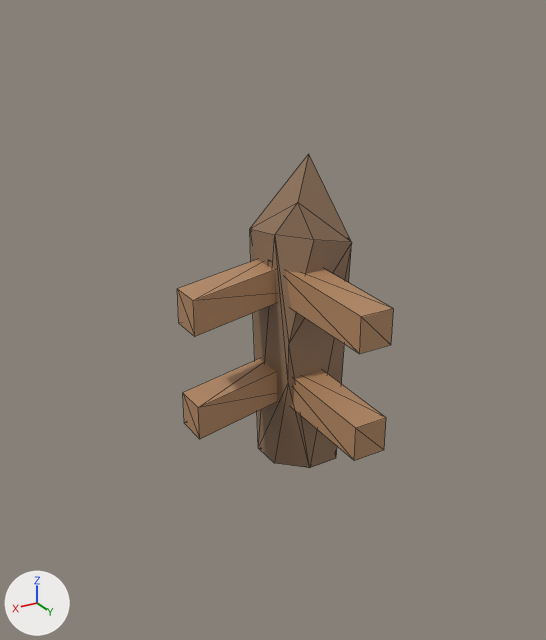
The glTF model assets/models/infra/fence_corner_2.glb: old version first, new version second.
Both versions are drawn from a camera (50 mm lens) standing at (3.06, 4.7, 3.66) and looking at (0.76, 0.86, 1.74). The axes (+X, +Y, +Z) are drawn at lower left. The lights are the same throughout. The older version comes first. Mesh edges are drawn as thin lines. Vertices at exactly the same position are counted once.

The scene before the commit, as lines of its bpy script (objects in view):
```python
me_cube_011 = bpy.data.meshes.new('Cube.011')
me_cube_011.from_pydata(...)  # 51 vertices, 82 faces; spans x -1.31..3.98, y -1.19..4.07, z -1.0..1.58
# faces by material slot: [48, 34]
me_cube_011.materials.append(mat_fence_rails)  # orange #b48863
me_cube_011.materials.append(mat_fence_post_2)  # brown #927359
ob_fence_corner_2 = bpy.data.objects.new('fence_corner_2', me_cube_011)
ob_fence_corner_2.location = (0.0, 0.0, 0.998)
ob_fence_corner_2.scale = (0.247, 0.241, 1.0)
```
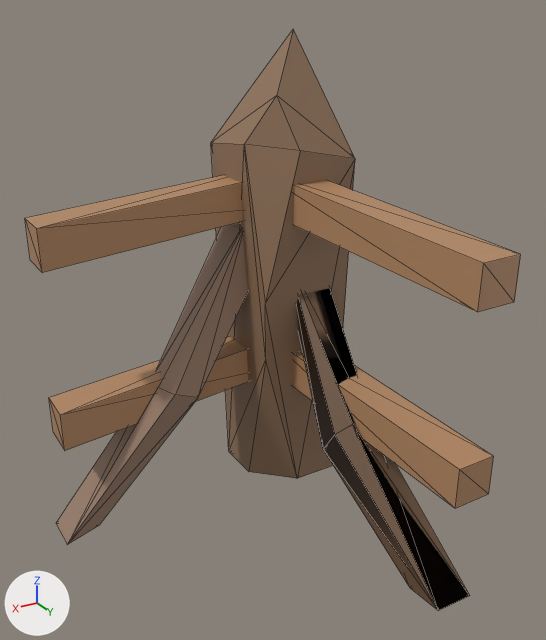
Location of each change, (x1, y1, x2, y2) in pixels of the pictures (546 x 640 px; the box of a moved part takes in the faces that stretch with it):
'fence_corner_2', reshaped, moved, rescaled (128% wider, 85% taller): before (177, 154, 394, 468); after (25, 30, 521, 611)
part 1 of me_cube_011, moved or reshaped: before (250, 154, 352, 468); after (211, 30, 355, 478)
part 2 of me_cube_011, rebuilt: before (183, 359, 277, 439); after (56, 225, 248, 544)
part 3 of me_cube_011, rebuilt: before (292, 370, 386, 461); after (297, 288, 470, 611)
part 4 of me_cube_011, deleted (orange): before (286, 269, 394, 354)
part 5 of me_cube_011, built on: before (177, 260, 276, 336); after (25, 175, 521, 508)

Diff of the bpy script that builds the scene:
```diff
--- a/assets/models/infra/fence_corner_2.glb.py
+++ b/assets/models/infra/fence_corner_2.glb.py
@@ mat_fence_rails_3 @@
+mat_fence_rails_3 = principled_material('fence_rails_3')
+mat_fence_rails_3.base_color = (0.155, 0.086, 0.0451)  # brown #6e533c
@@ mat_fence_rails_2 @@
+mat_fence_rails_2 = principled_material('fence_rails_2')
+mat_fence_rails_2.base_color = (0.328, 0.212, 0.149)  # brown #9b7f6c
@@ me_cube_011 @@
 # used by ob_fence_corner_2; location = (0.0, 0.0, 0.998); scale = (0.247, 0.241, 1.0)
-me_cube_011.from_pydata(...)  # 51 vertices, 82 faces; spans x -1.31..3.98, y -1.19..4.07, z -1.0..1.58
+me_cube_011.from_pydata(...)  # 77 vertices, 136 faces; spans x -0.54..4.11, y -0.79..4.09, z -1.01..0.69
+# me_cube_011 part 1: the loose piece of 19 vertices spanning x -1.31..1.16, y -1.19..1.23, z -1.0..1.58 is scaled about its middle by 0.656, then moved by (0.35, -0.02, -0.44)
+# me_cube_011 part 2: the loose piece of 8 vertices spanning x -0.1..3.98, y -0.85..0.57, z -0.47..-0.06 is rebuilt with 13 vertices and now spans x 0.52..4.11, y -0.49..0.52, z -1.0..0.07, in mat_fence_rails_2 (brown #9b7f6c)
+# me_cube_011 part 3: the loose piece of 8 vertices spanning x -0.56..0.98, y -0.14..4.07, z -0.47..-0.05 is rebuilt with 13 vertices and now spans x -0.23..0.79, y 0.23..4.09, z -1.01..-0.08, in mat_fence_rails_3 (brown #6e533c)
+# me_cube_011 part 4: the loose piece of 8 vertices spanning x -0.56..1.1, y -0.08..4.07, z 0.4..0.81 is deleted
+# me_cube_011 part 5
+# 8 vertices are removed from x -0.1..3.98, y -0.85..0.57, z 0.4..0.81
+# 12 faces are deleted
+# 18 vertices are added at x -0.28..3.98, y -0.49..4.07, z -0.62..0.09
+# 14 new vertices lie (0.0, 0.0, 0.14) away from vertices in x -0.28..3.98, y -0.49..4.07, z -0.62..0.09
+# 48 new faces join them, mat_fence_rails (orange #b48863)
 me_cube_011.materials.append(mat_fence_rails)
 me_cube_011.materials.append(mat_fence_post_2)
+me_cube_011.materials.append(mat_fence_rails_2)  # brown #9b7f6c
+me_cube_011.materials.append(mat_fence_rails_3)  # brown #6e533c
@@ ob_fence_corner_2 @@
 ob_fence_corner_2 = bpy.data.objects.new('fence_corner_2', me_cube_011)
-ob_fence_corner_2.location = (0.0, 0.0, 0.998)
-ob_fence_corner_2.scale = (0.247, 0.241, 1.0)
+ob_fence_corner_2.location = (0.0, 0.0, 2.035)
+ob_fence_corner_2.scale = (0.503, 0.491, 2.04)
```
